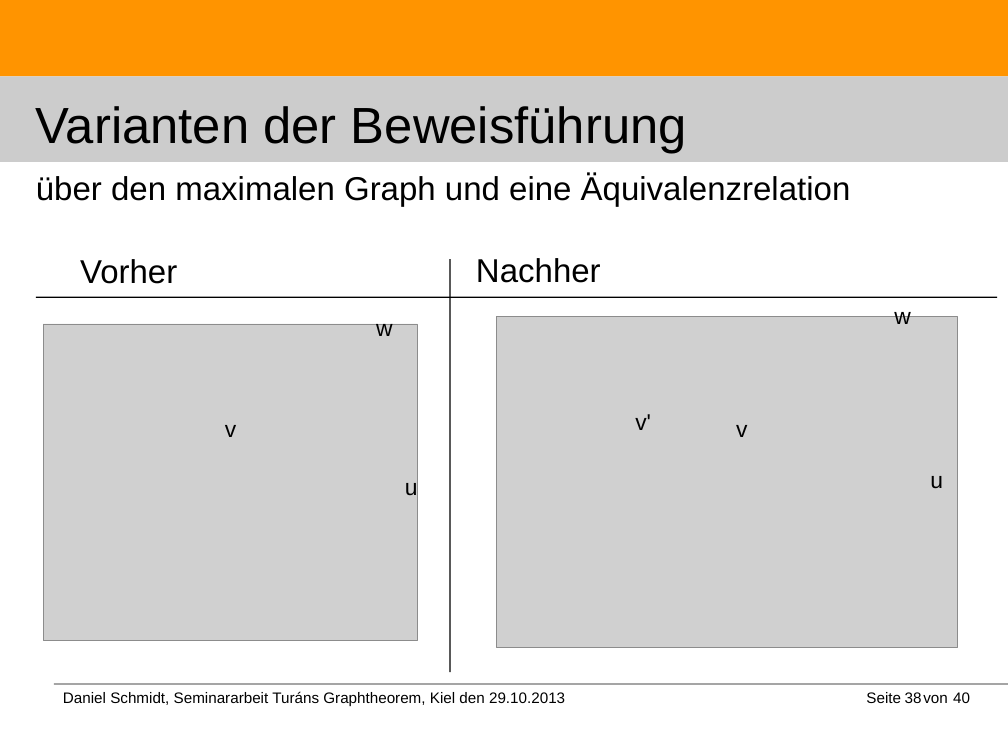
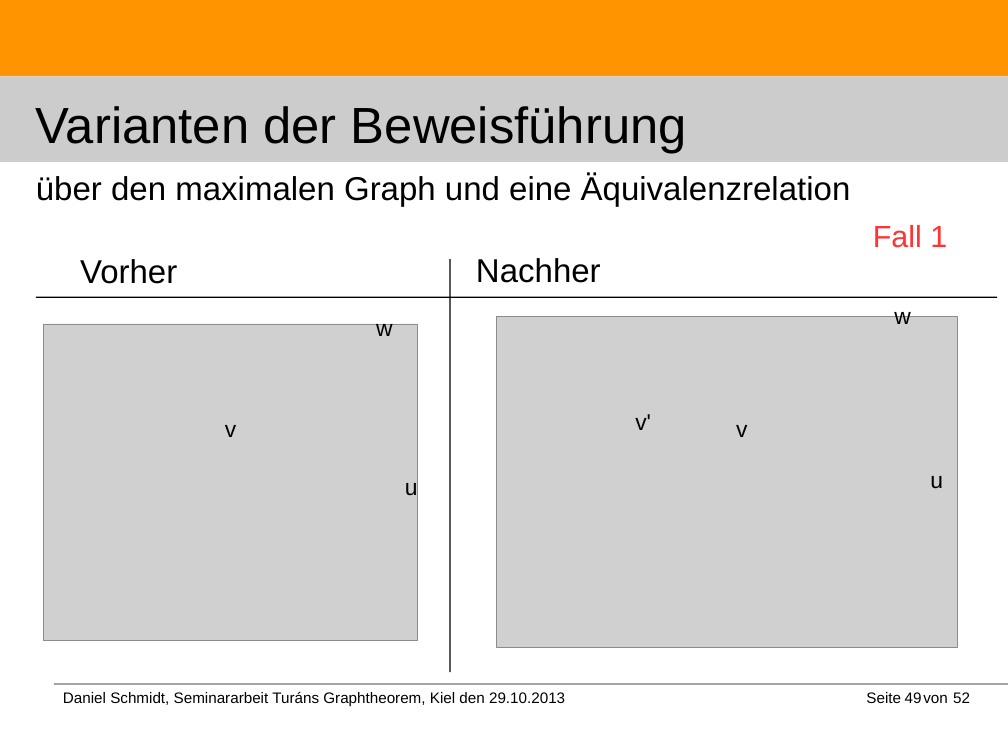
Before and after one commit to DanielMSchmidt/kombinatorik, a slide deck: slide 49 of Kombinatorik.odp (slide 38 before the commit). Drawn at 1008x756 pixels with LibreOffice and Linux fonts; fonts in the diff are those of the drawing; grey boxes stand for pictures. Boxes give left, top, right and bottom in pixels: in the first picture for what was removed or moved away, otherwise in the second. Text is boxed around its words. In the diff, an @@ line names an element or a change of style, - is before the commit and + after.

```diff
--- a/Kombinatorik.odp
+++ b/Kombinatorik.odp
@@ text added at [873, 225, 947, 248], 24 pt, text #FF3333 @@
+Fall 1
@@ page number at [905, 692, 922, 703]: text changed @@
-38
+49
@@ text at [953, 692, 970, 703]: text changed @@
-40
+52
```
Also in this commit, not shown: 38 other slides changed, 12 slides added, 24 other files.
